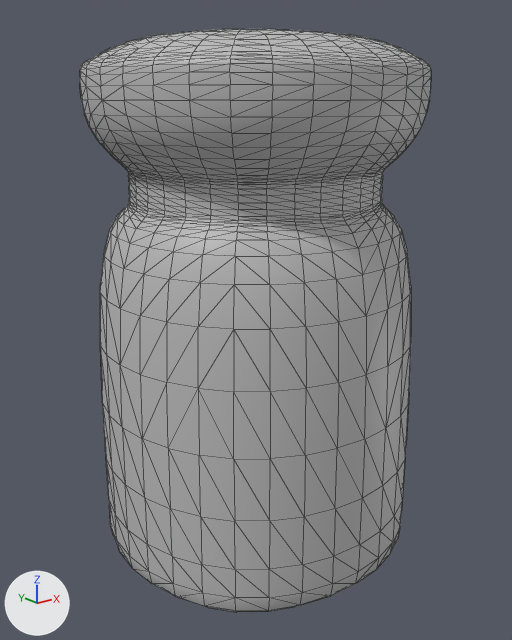
A saved change to the FBX model Rat House Guest/Assets/__HouseGuestProject/Models/Kitchen/Salt_shaker.fbx.
Rendered twice from a 50 mm lens placed at (-0.1981, -0.2481, 0.0905), pointed at (-0.0013, -0.0021, -0.0079). The axes (+X, +Y, +Z) are drawn at lower left. The lights are the same throughout. Mesh edges are drawn as thin lines. Where no turn or scale is listed for an object, it has been applied to the vertices.

Names of what the first picture shows: 'Salt_Shaker'.
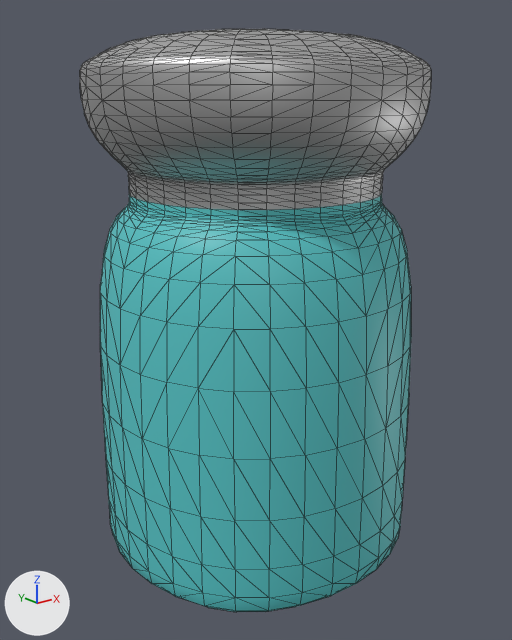
The newer file is also turned or shifted as a whole; pictures and numbers use the older file's frame.

Boxes (x1, y1, x2, y2) around the edits, measured in the pictures (512 x 640 px):
part 1 of me_mesh, recoloured: (80, 29, 431, 210) in both
part 2 of me_mesh, recoloured (grey to cyan): (100, 194, 411, 612) in both

What the commit changed:
Material 'Material.003' (mat_material_003) is new.
Its base color is (0.568, 0.568, 0.568) (light grey #c7c7c7).
Its metallic is 1.0.
Material 'Material.004' (mat_material_004) is new.
Its base color is (0.0938, 0.563, 0.577) (cyan #56c6c8).
me_mesh has 1410 vertices, 2816 faces and spans x -0.072..0.072, y -0.072..0.072, z -0.115..0.115.
me_mesh is used by ob_salt_shaker; location (0.0, 0.0, 0.0).
me_mesh part 1: all 1600 faces centred in x -0.072..0.072, y -0.071..0.071, z 0.052..0.115 switch from mat_lambert1 (grey #bcbcbc) to mat_material_003 (light grey #c6c6c6).
me_mesh part 2: all 1216 faces centred in x -0.072..0.072, y -0.071..0.071, z -0.115..0.05 switch from mat_lambert1 (grey #bcbcbc) to mat_material_004 (cyan #56c6c8).
